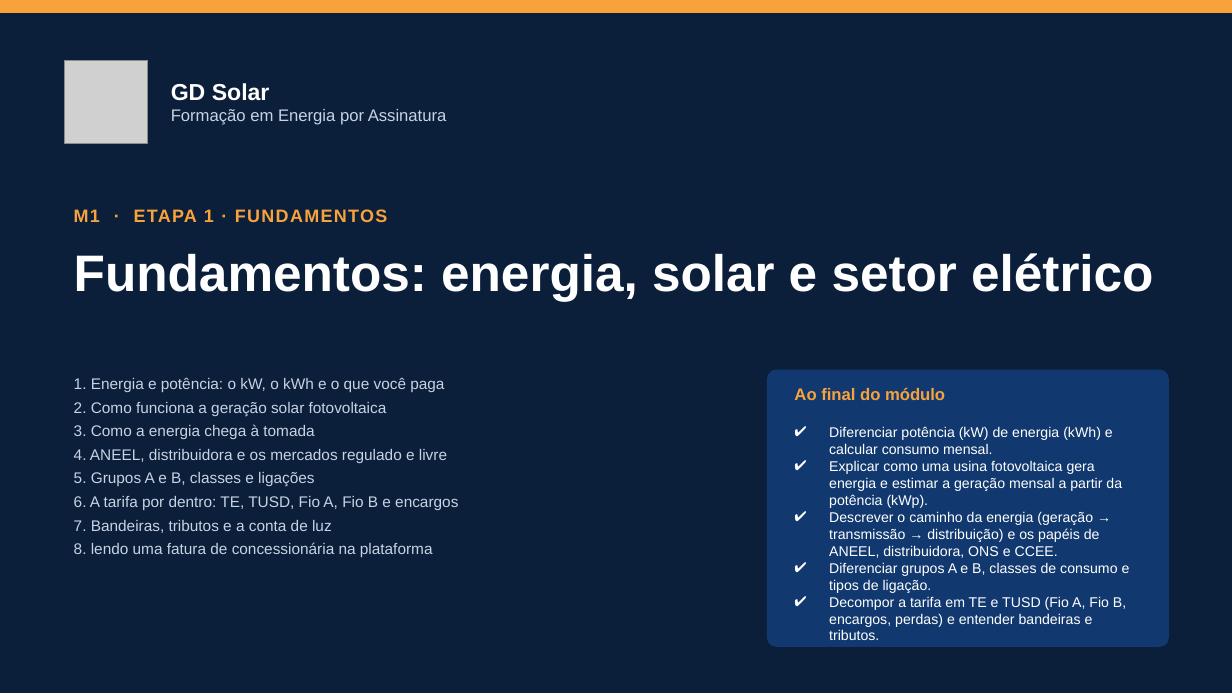
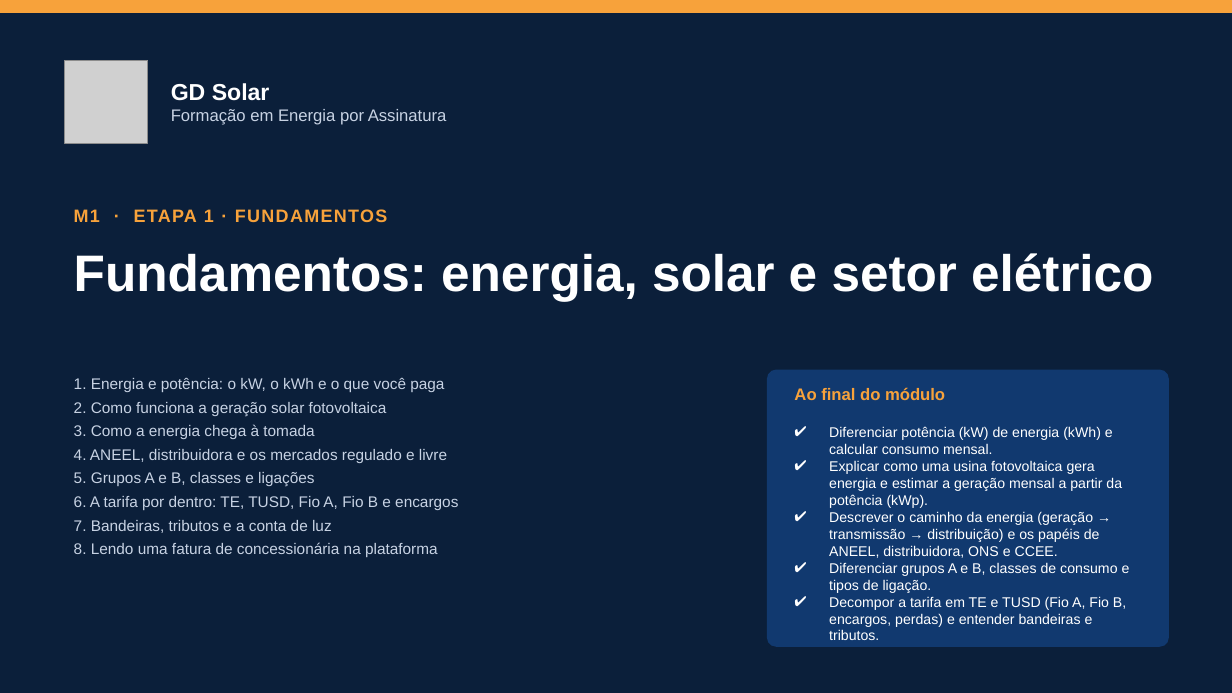
Before and after one commit to marcelo-braga-dev/casaverde, a slide deck: slide 1 of docs/curso/slides/m01-fundamentos.pptx. Drawn at 1232x693 pixels with LibreOffice and Linux fonts; fonts in the diff are those of the drawing; grey boxes stand for pictures. Boxes give left, top, right and bottom in pixels: in the first picture for what was removed or moved away, otherwise in the second. Text is boxed around its words. In the diff, an @@ line names an element or a change of style, - is before the commit and + after.

```diff
--- a/docs/curso/slides/m01-fundamentos.pptx
+++ b/docs/curso/slides/m01-fundamentos.pptx
@@ text at <box>74,542,438,557</box>: text changed @@
-8. lendo uma fatura de concessionária na plataforma
+8. Lendo uma fatura de concessionária na plataforma
```
Also in this commit, not shown: 17 other slides changed, 1 slide added, 16 other files.
